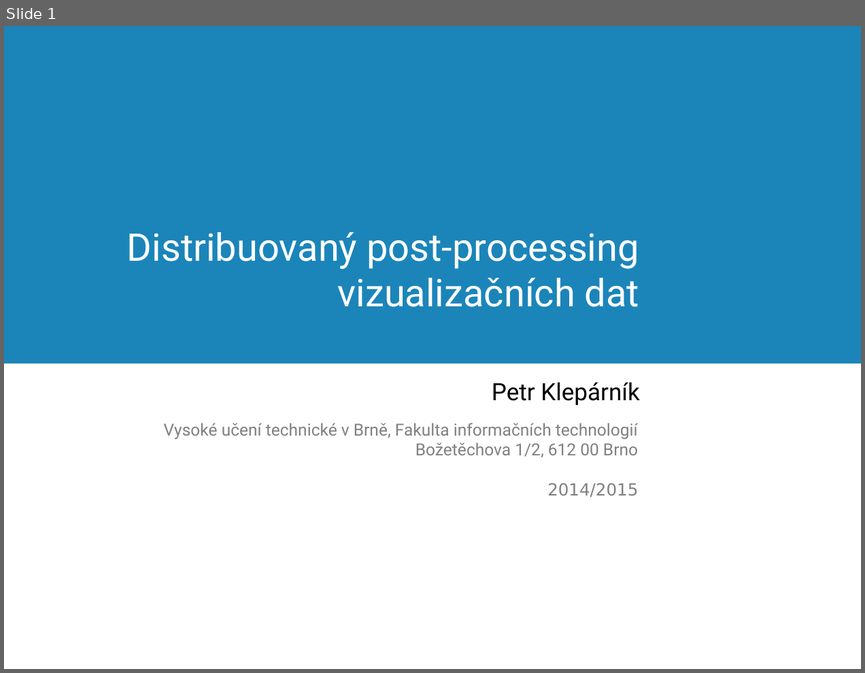
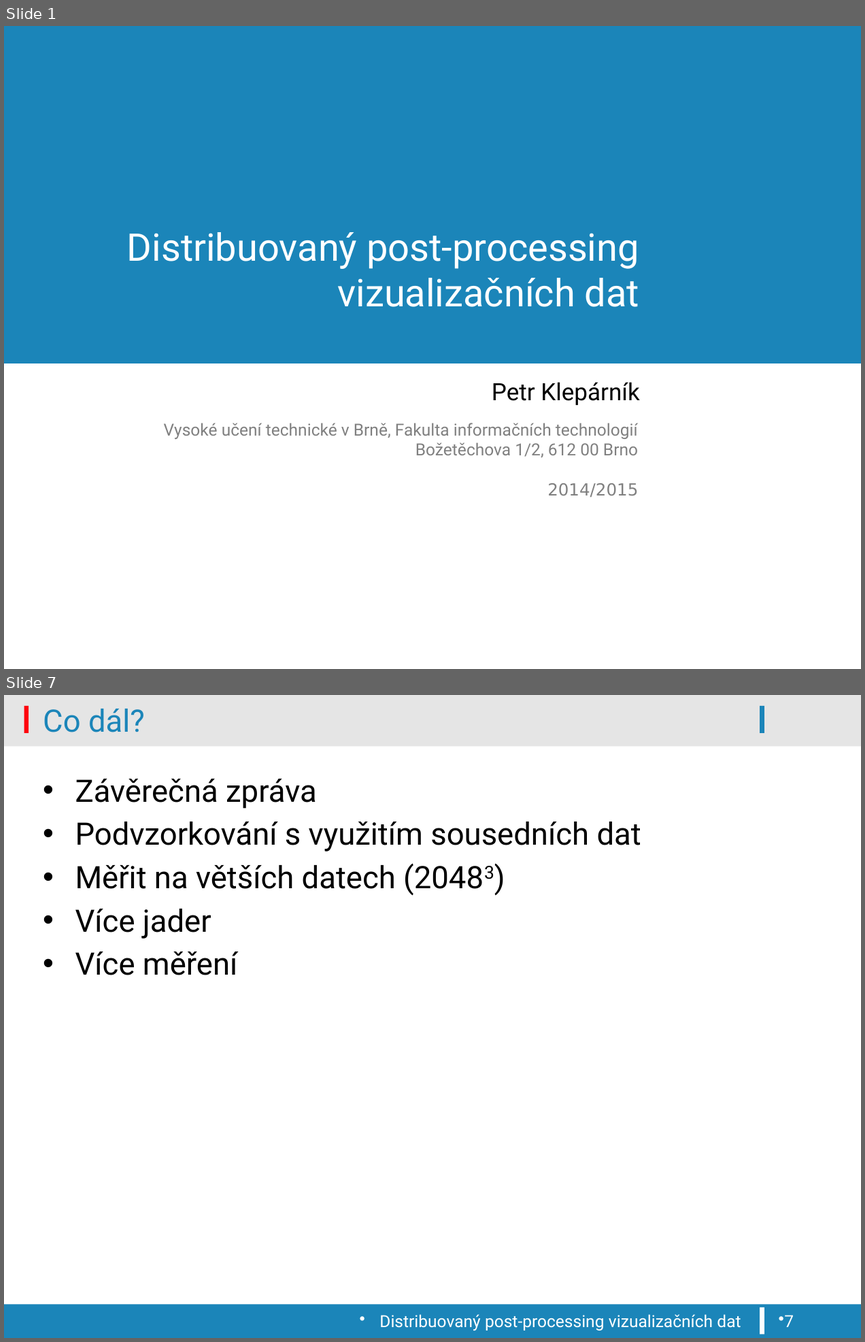
Before and after one commit to klepo/Visualisation-of-the-outputs-of-k-Wave-ultrasound-simulations, a slide deck: PDD-2bod.pptx. Shown one above the other, each under a label of ours: slide 1 before the commit, slides 1 and 7 after it; the slides between them are not shown. The pictures are 865x673 and 865x1342 pixels, drawn with LibreOffice and Linux fonts; fonts in the diff are those of the drawing; background and template pictures are left out. Boxes give left, top, right and bottom in pixels: in the first picture for what was removed or moved away, otherwise in the second. Text is boxed around its words. In the diff, an @@ line names an element or a change of style, - is before the commit and + after.

```diff
--- a/PDD-2bod.pptx
+++ b/PDD-2bod.pptx
@@ slide 7 added at [4, 695, 861, 1338], background #FFFFFF @@
@@ rectangle added at [4, 695, 861, 743], fill #000000 at 10% opacity @@
@@ rectangle added at [24, 706, 29, 734], fill #FE000C @@
@@ title added at [43, 709, 145, 732], 26 pt, text #1B85B9 @@
+Co dál?
@@ rectangle added at [759, 706, 764, 734], fill #1B85B9 @@
@@ rectangle added at [4, 743, 861, 747], fill #000000 at 10% opacity @@
@@ text added at [75, 779, 641, 975], 26 pt, text #000000 @@
+• Závěrečná zpráva
+• Podvzorkování s využitím sousedních dat
+• Měřit na větších datech (20483)
+• Více jader
+• Více měření
@@ rectangle added at [4, 1304, 861, 1338], fill #1B85B9 @@
@@ text added at [379, 1314, 740, 1331], 14 pt, text #FFFFFF @@
+Distribuovaný post-processing vizualizačních dat
@@ rectangle added at [759, 1307, 764, 1334], fill #FFFFFF @@
@@ page number added at [784, 1314, 793, 1327], 14 pt, text #FFFFFF @@
+7
```
Also in this commit, not shown: 1 slide changed, 4 other slides added, 3 other files.
